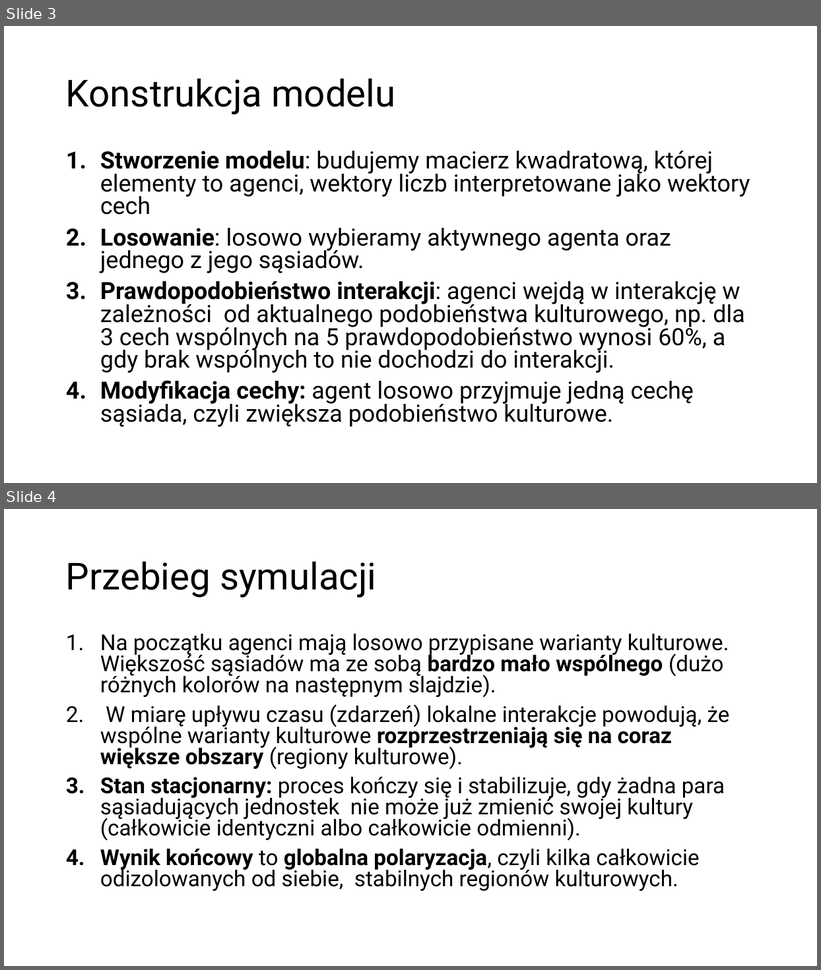
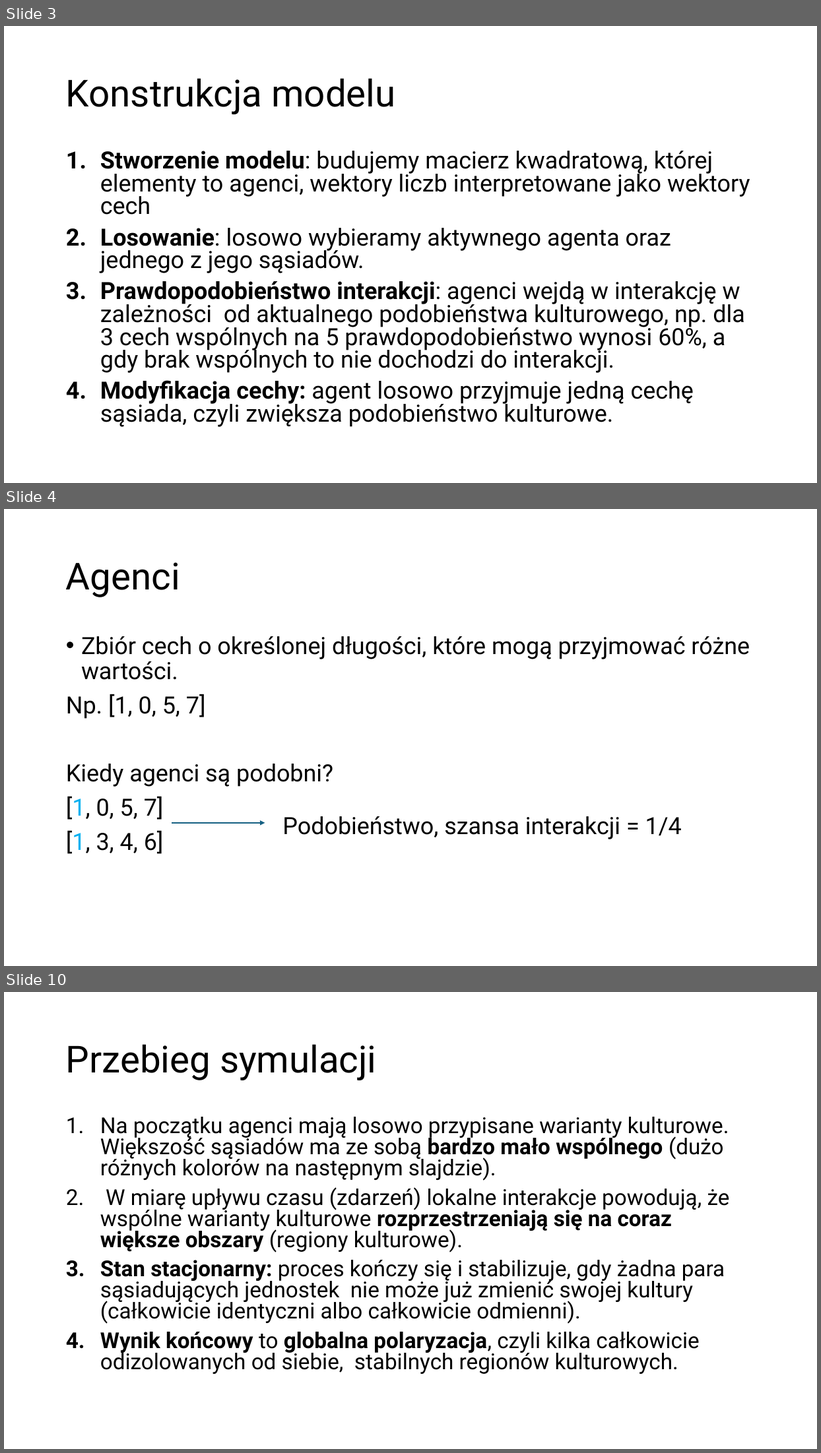
Before and after one commit to Karol-Garbaczewski/Axelrod_model, a slide deck: ModelAxelroda_prezentacja.pptx. Shown one above the other, each under a label of ours: slides 3 and 4 before the commit, slides 3, 4 and 10 after it; the slides between them are not shown. The pictures are 821x970 and 821x1453 pixels, drawn with LibreOffice and Linux fonts; fonts in the diff are those of the drawing. Boxes give left, top, right and bottom in pixels: in the first picture for what was removed or moved away, otherwise in the second. Text is boxed around its words. In the diff, an @@ line names an element or a change of style, - is before the commit and + after.

```diff
--- a/ModelAxelroda_prezentacja.pptx
+++ b/ModelAxelroda_prezentacja.pptx
@@ slide 4 added at (4,509,817,966), background #FFFFFF @@
@@ title added at (66,562,180,597), 44 pt, text #000000 @@
+Agenci
@@ text added at (66,636,750,854), 28 pt, text #000000 @@
+• Zbiór cech o określonej długości, które mogą przyjmować różne wartości.
+Np. [1, 0, 5, 7]
+Kiedy agenci są podobni?
+[1, 0, 5, 7]
+[1, 3, 4, 6]
@@ arrow added from (172, 823) to (265, 823), #156082 1.5 pt @@
@@ text added at (283,817,682,840), 28 pt, text #000000 @@
+Podobieństwo, szansa interakcji = 1/4
@@ what was slide 4 is now slide 10 @@
```
Also in this commit, not shown: 5 other slides added, 4 other files.
